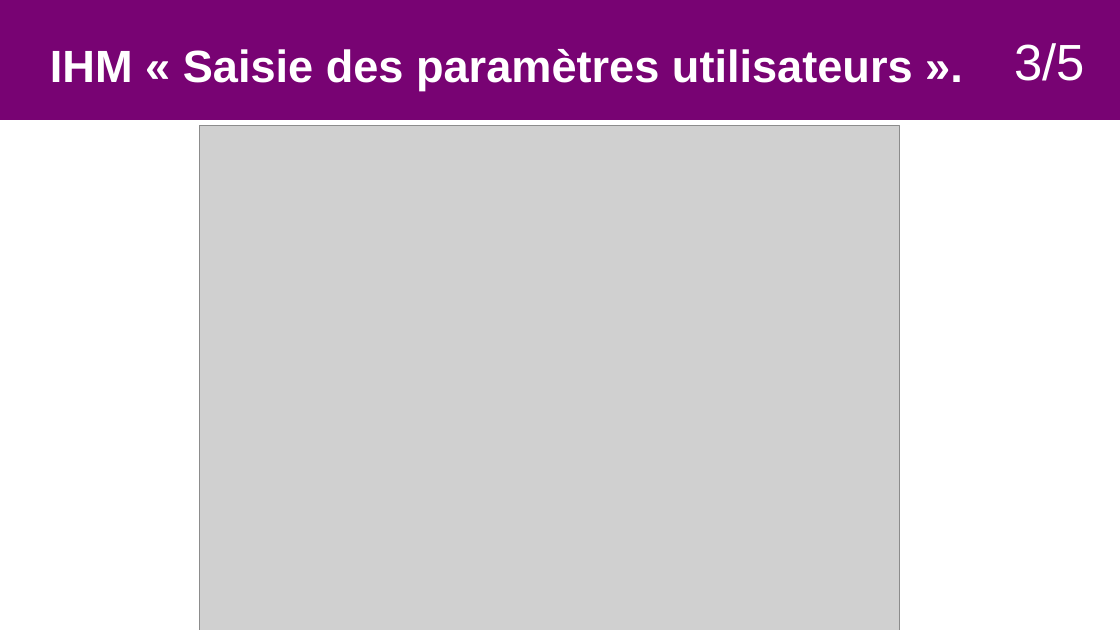
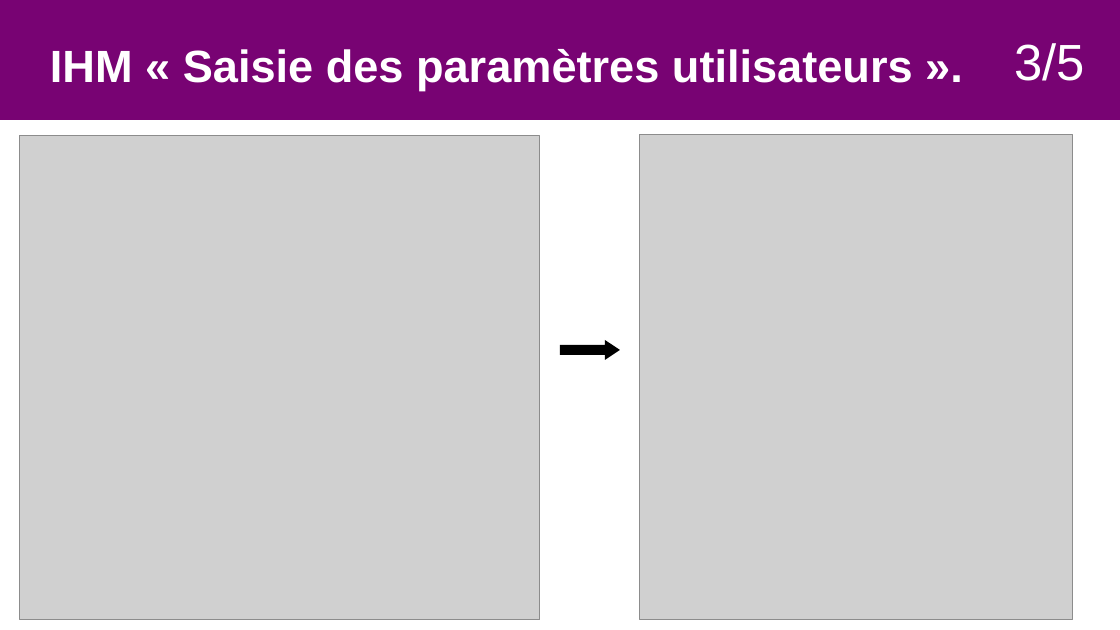
Before and after one commit to Sauvage89/sechoir-houblon, a slide deck: slide 16 of doc/diaporama/revue4/02-revue_sauvage.odp. Drawn at 1120x630 pixels with LibreOffice and Linux fonts; fonts in the diff are those of the drawing; grey boxes stand for pictures. Boxes give left, top, right and bottom in pixels: in the first picture for what was removed or moved away, otherwise in the second. Text is boxed around its words. In the diff, an @@ line names an element or a change of style, - is before the commit and + after.

```diff
--- a/doc/diaporama/revue4/02-revue_sauvage.odp
+++ b/doc/diaporama/revue4/02-revue_sauvage.odp
@@ picture resized from (x1=200, y1=126, x2=900, y2=630) to (x1=20, y1=136, x2=541, y2=620) @@
@@ picture added at (x1=640, y1=135, x2=1073, y2=621) @@
@@ right arrow added at (x1=560, y1=340, x2=620, y2=361), fill #000000 @@
```
Also in this commit, not shown: 5 other slides changed, 7 slides added, 2 other files.
